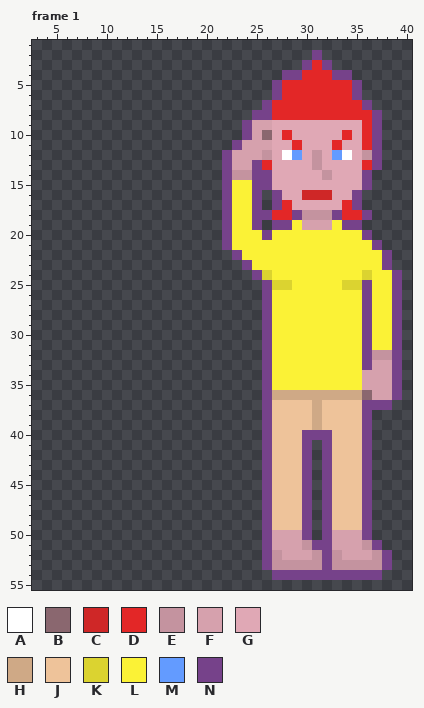
Edited in one commit: pixel-art file (art/characters/jennifer_standing.aseprite). The first picture shows the starting point.
64x64 pixels, 1 frame. Shown: frame 1: x 3..40, y 1..55. The commit also changed other frames, which this record leaves out.
Palette (. is transparent): A #ffffff  B #8a676f  C #cf2727  D #e32727  E #c4939f  F #d6a1ad  G #e0a8b5  H #cfa986  J #eec39a  K #dbd330  L #fbf236  M #639bff  N #76428a
And afterwards:
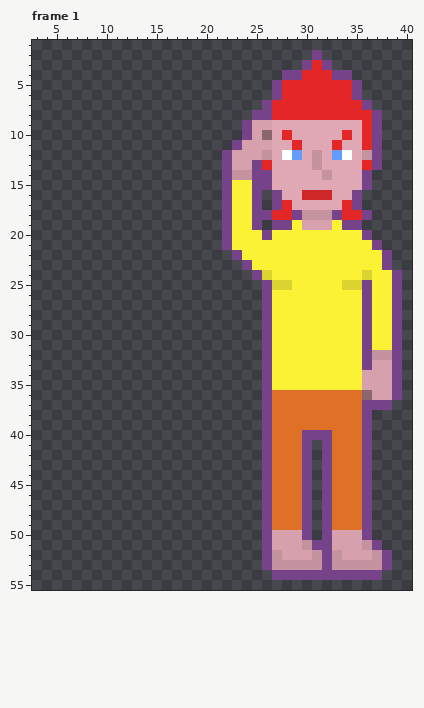
Difference:
colour J: #eec39a -> #df7126
Frame 1:
y 36: x 27..35 HHHHHHHHH -> JJJJJJJJJ
y 37..39: x 31 H -> J
Changed places in both pictures, as pixel boxes (x1, y1, x2, y2):
changed: (272, 390, 362, 530)
